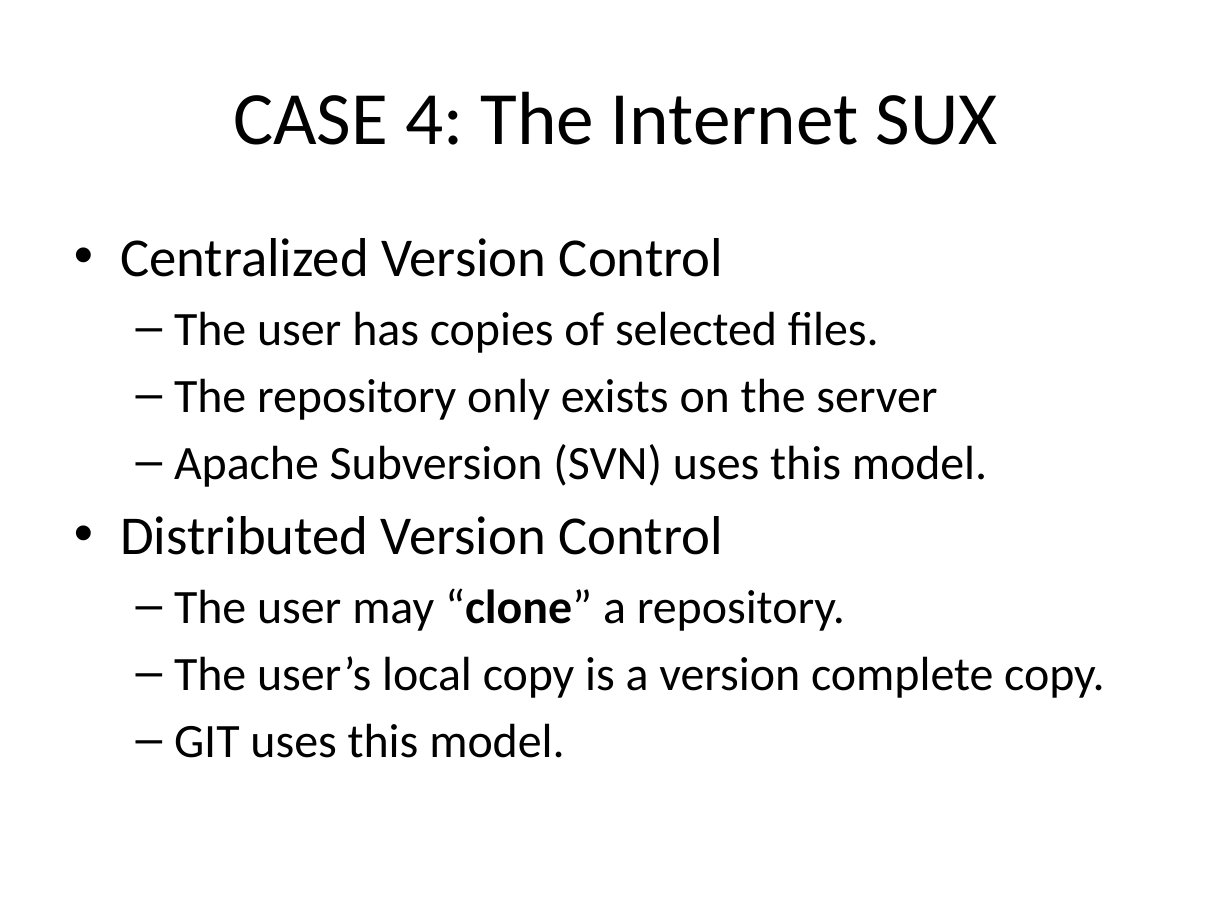
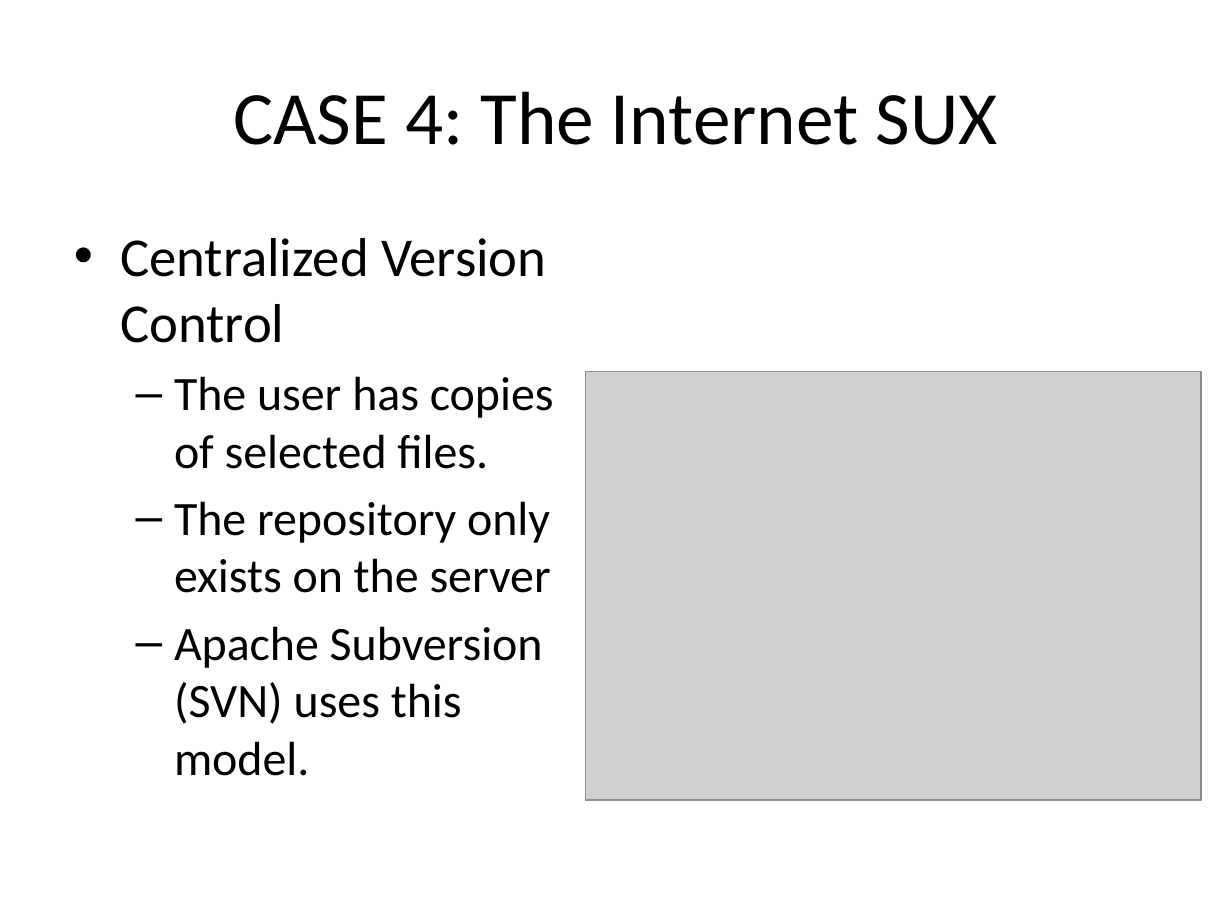
Before and after one commit to c3h899/GIT_Presentatation, a slide deck: slide 10 of Version Control & GIT.pptx (slide 7 before the commit). Drawn at 1232x924 pixels with LibreOffice and Linux fonts; fonts in the diff are those of the drawing; grey boxes stand for pictures. Boxes give left, top, right and bottom in pixels: in the first picture for what was removed or moved away, otherwise in the second. Text is boxed around its words. In the diff, an @@ line names an element or a change of style, - is before the commit and + after.

```diff
--- a/Version Control & GIT.pptx
+++ b/Version Control & GIT.pptx
@@ picture added at <box>585,372,1201,801</box> @@
@@ text at <box>120,516,1105,758</box>: paragraphs removed @@
-• Distributed Version Control
-  – The user may “clone” a repository.
-  – The user’s local copy is a version complete copy.
-  – GIT uses this model.
```
Also in this commit, not shown: 2 other slides changed, 6 slides added.
